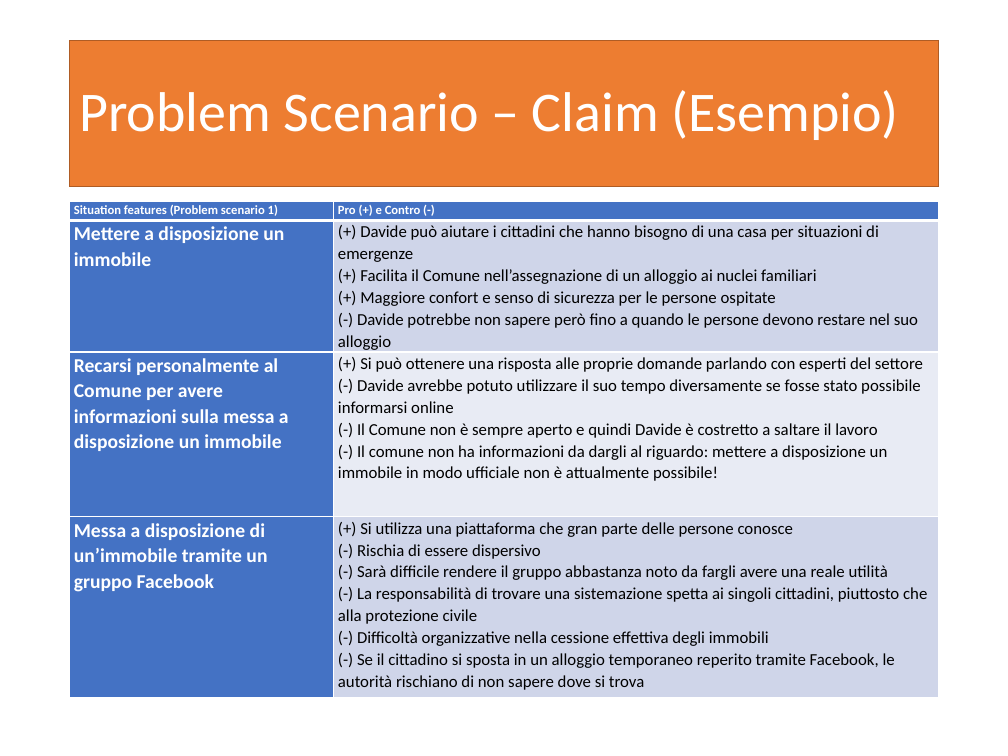
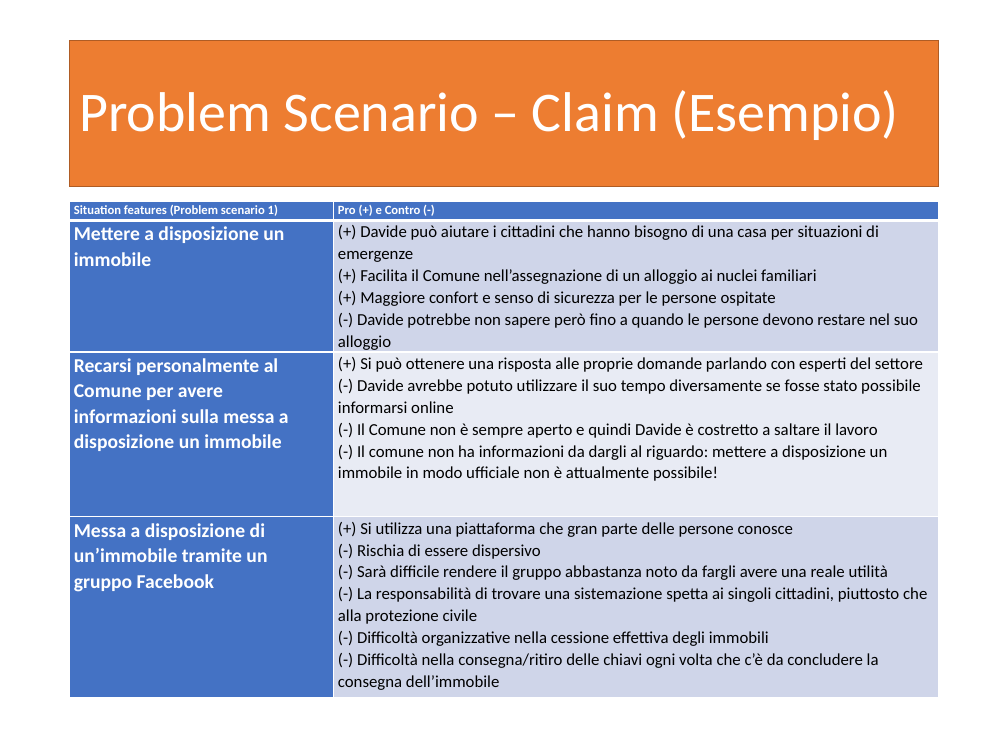
Before and after one commit to garjilius/ShareMyHouse, a slide deck: slide 17 of Documentazione/PresentazioneShareMyHouse.pptx. Drawn at 1008x756 pixels with LibreOffice and Linux fonts; fonts in the diff are those of the drawing. Boxes give left, top, right and bottom in pixels: in the first picture for what was removed or moved away, otherwise in the second. Text is boxed around its words. In the diff, an @@ line names an element or a change of style, - is before the commit and + after.

Commit message:
Aggiunta fase di design alla presentazione

```diff
--- a/Documentazione/PresentazioneShareMyHouse.pptx
+++ b/Documentazione/PresentazioneShareMyHouse.pptx
@@ table at [70,202,938,695] @@
-row 4, column 2: (+) Si utilizza una piattaforma che gran parte delle persone conosce / (-) Rischia di essere dispersivo / (-) Sarà difficile rendere il gruppo abbastanza noto da fargli avere una reale utilità / (-) La responsabilità di trovare una sistemazione spetta ai singoli cittadini, piuttosto che alla protezione civile / (-) Difficoltà organizzative nella cessione effettiva degli immobili / (-) Se il cittadino si sposta in un alloggio temporaneo reperito tramite Facebook, le autorità rischiano di non sapere dove si trova
+row 4, column 2: (+) Si utilizza una piattaforma che gran parte delle persone conosce / (-) Rischia di essere dispersivo / (-) Sarà difficile rendere il gruppo abbastanza noto da fargli avere una reale utilità / (-) La responsabilità di trovare una sistemazione spetta ai singoli cittadini, piuttosto che alla protezione civile / (-) Difficoltà organizzative nella cessione effettiva degli immobili / (-) Difficoltà nella consegna/ritiro delle chiavi ogni volta che c’è da concludere la consegna dell’immobile
```
Also in this commit, not shown: 13 slides added, 2 other files.
